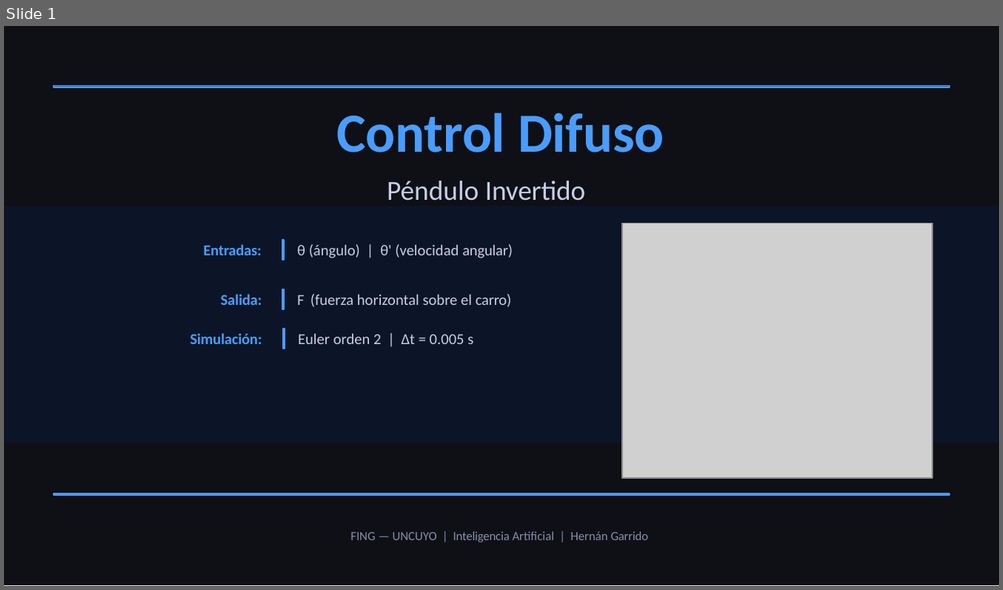
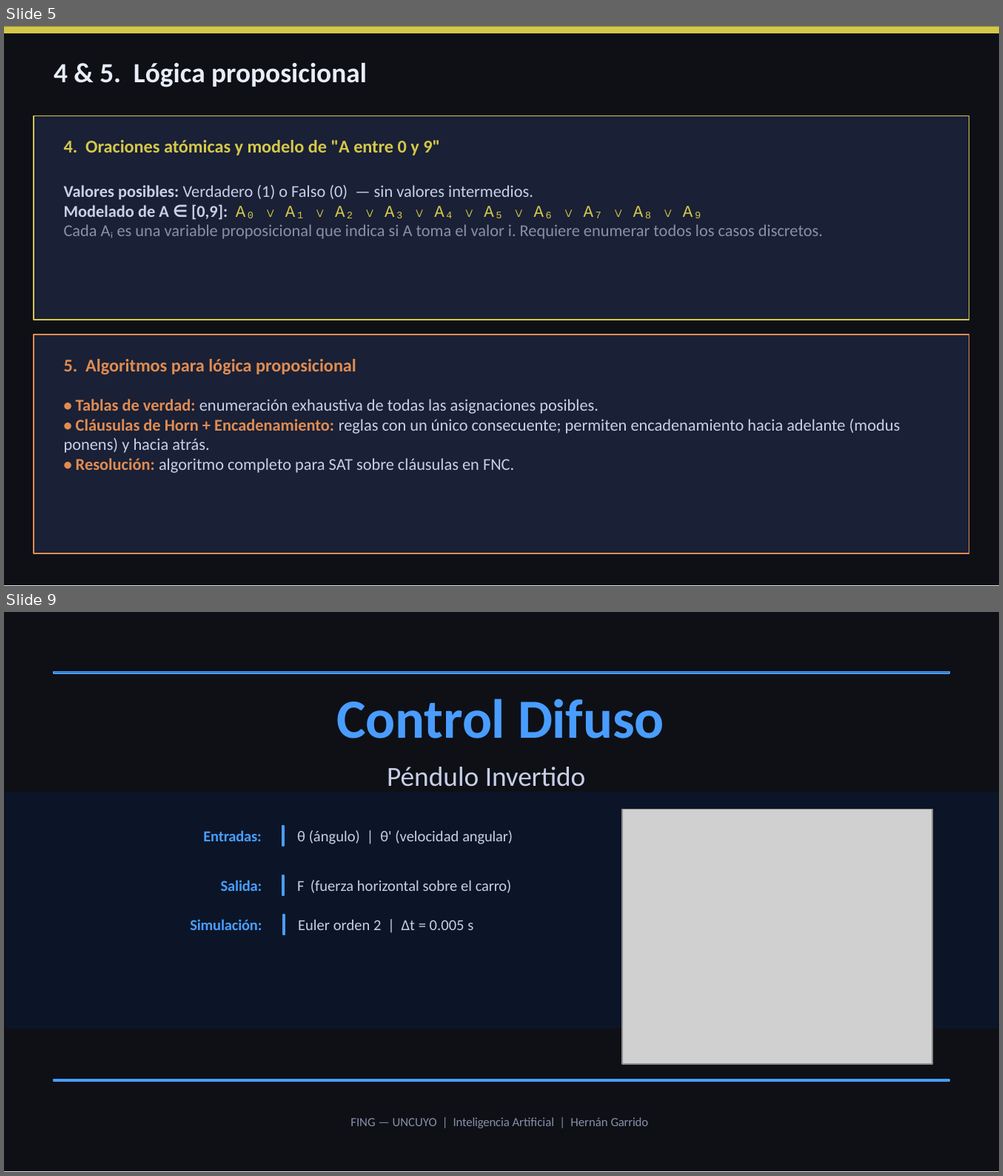
Before and after one commit to Juan-Stella/IA2, a slide deck: Unidad 2/Codigos_Juan/pendulo_fam.pptx. Shown one above the other, each under a label of ours: slide 1 before the commit, slides 5 and 9 after it; the slides between them are not shown. The pictures are 1003x590 and 1003x1176 pixels, drawn with LibreOffice and Linux fonts; fonts in the diff are those of the drawing; grey boxes stand for pictures. Boxes give left, top, right and bottom in pixels: in the first picture for what was removed or moved away, otherwise in the second. Text is boxed around its words. In the diff, an @@ line names an element or a change of style, - is before the commit and + after.

```diff
--- a/Unidad 2/Codigos_Juan/pendulo_fam.pptx
+++ b/Unidad 2/Codigos_Juan/pendulo_fam.pptx
@@ slide 5 added at (4,26,999,586), background #FFFFFF; not listed: 1 template element that a slide beside it also shows @@
@@ rectangle added at (4,26,999,33), fill #D4C84A @@
@@ text added at (54,62,367,87), 20 pt, text #E8EDF8, bold @@
+4 & 5. Lógica proposicional
@@ rectangle added at (34,116,969,319), fill #1A2035, outline #D4C84A 1 pt @@
@@ text added at (64,140,440,156), 13 pt, text #D4C84A, bold @@
+4. Oraciones atómicas y modelo de "A entre 0 y 9"
@@ text added at (64,185,822,239), 12 pt, text #8890A8 @@
+Valores posibles: Verdadero (1) o Falso (0) — sin valores intermedios.
+Modelado de A ∈ [0,9]: A₀ ∨ A₁ ∨ A₂ ∨ A₃ ∨ A₄ ∨ A₅ ∨ A₆ ∨ A₇ ∨ A₈ ∨ A₉
+Cada Aᵢ es una variable proposicional que indica si A toma el valor i. Requiere enumerar todos los casos discretos.
@@ rectangle added at (34,335,969,553), fill #1A2035, outline #E08C52 1 pt @@
@@ text added at (64,359,356,375), 13 pt, text #E08C52, bold @@
+5. Algoritmos para lógica proposicional
@@ text added at (64,399,900,473), 12 pt, text #C8D0E8 @@
+• Tablas de verdad: enumeración exhaustiva de todas las asignaciones posibles.
+• Cláusulas de Horn + Encadenamiento: reglas con un único consecuente; permiten encadenamiento hacia adelante (modus ponens) y hacia atrás.
+• Resolución: algoritmo completo para SAT sobre cláusulas en FNC.
@@ what was slide 1 is now slide 9 @@
```
Also in this commit, not shown: 1 slide changed, 10 other slides added, 3 other files.
